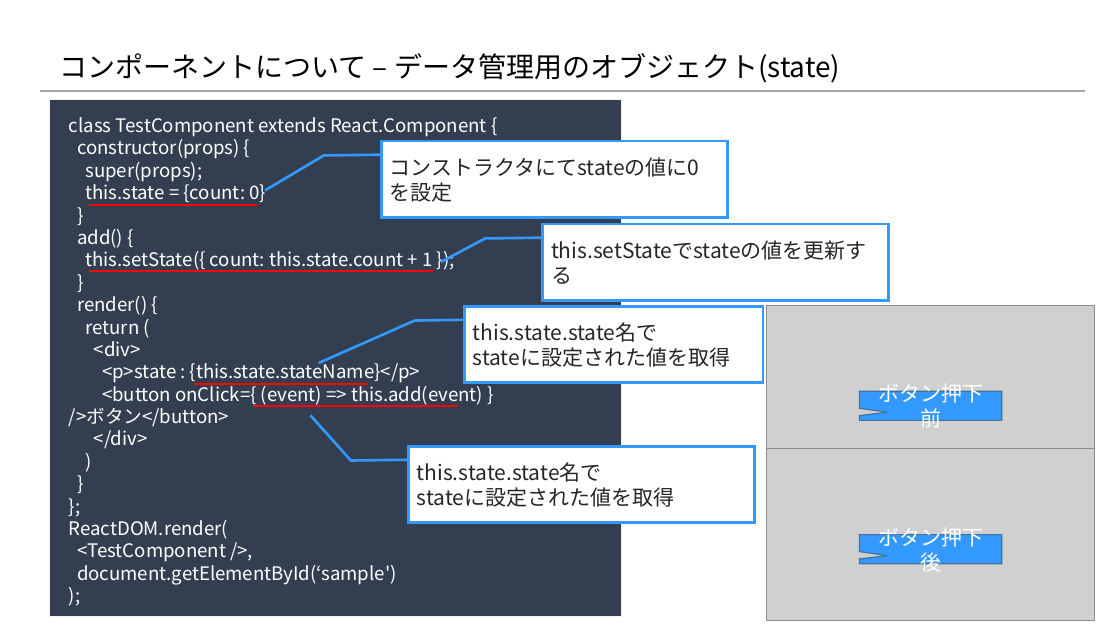
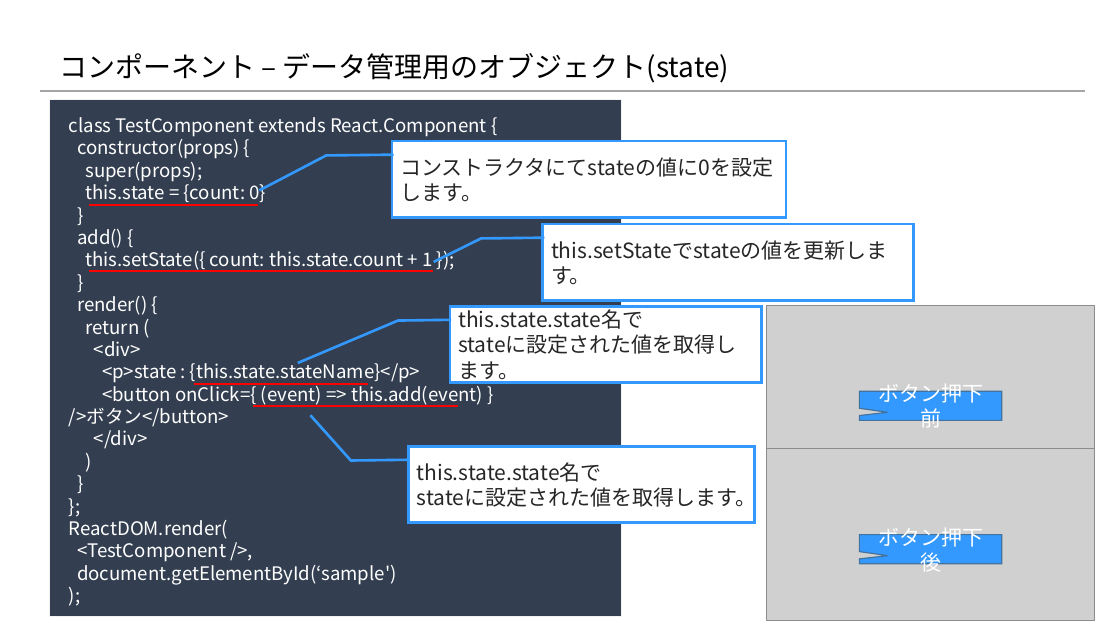
Before and after one commit to 2018SYSTEMI34/diary, a slide deck: slide 6 of doc/02_SlideShare/01.ネタ/２_Reactの基礎/2-2_Reactの基礎知識 ～コンポーネント編～.pptx. Drawn at 1120x630 pixels with LibreOffice and Linux fonts; fonts in the diff are those of the drawing; grey boxes stand for pictures; background and template pictures are left out. Boxes give left, top, right and bottom in pixels: in the first picture for what was removed or moved away, otherwise in the second. Text is boxed around its words. In the diff, an @@ line names an element or a change of style, - is before the commit and + after.

```diff
--- a/doc/02_SlideShare/01.ネタ/２_Reactの基礎/2-2_Reactの基礎知識 ～コンポーネント編～.pptx
+++ b/doc/02_SlideShare/01.ネタ/２_Reactの基礎/2-2_Reactの基礎知識 ～コンポーネント編～.pptx
@@ title at (x1=59, y1=53, x2=729, y2=83): text changed @@
-コンポーネントについて – データ管理用のオブジェクト(state)
+コンポーネント – データ管理用のオブジェクト(state)
@@ border callout "コンストラクタにてstateの値に0を設定します。" resized from (x1=381, y1=141, x2=728, y2=218) to (x1=392, y1=141, x2=786, y2=218) @@
@@ text in border callout at (x1=400, y1=157, x2=773, y2=202): text changed @@
-コンストラクタにてstateの値に0を設定
+コンストラクタにてstateの値に0を設定します。
@@ border callout "this.setStateでstateの値を更新します。" resized from (x1=543, y1=224, x2=889, y2=301) to (x1=543, y1=224, x2=913, y2=301) @@
@@ text in border callout at (x1=551, y1=240, x2=888, y2=285): text changed @@
-this.setStateでstateの値を更新する
+this.setStateでstateの値を更新します。
@@ border callout "this.state.state名で" resized from (x1=465, y1=307, x2=763, y2=383) to (x1=450, y1=307, x2=762, y2=383) @@
@@ text in border callout at (x1=458, y1=361, x2=519, y2=383): text changed @@
-stateに設定された値を取得
+stateに設定された値を取得します。
@@ text in border callout at (x1=417, y1=484, x2=756, y2=510): text changed @@
-stateに設定された値を取得
+stateに設定された値を取得します。
```
Also in this commit, not shown: 7 other slides changed, 2 other files.
